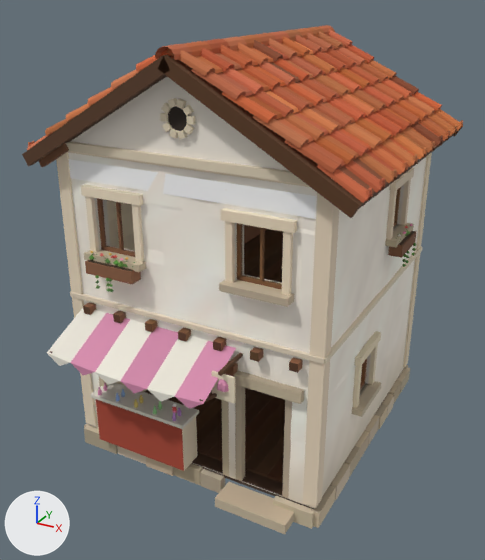
Before and after pictures for a commit that changed the glTF model godot/assets/kit/houses/shop_perfumer.glb.
Camera for both pictures: a 50 mm camera at (4.15, -8.07, 6.18) aimed at (-0.02, -0.49, 2.38). Every picture has the same lights, and +X, +Y and +Z are marked at lower left. The older version comes first. Vertices at exactly the same position are counted once.

Script lines for the objects in view, before the commit:
```python
me_frieze = bpy.data.meshes.new('Frieze')
me_frieze.from_pydata(...)  # 4 vertices, 2 faces; spans x -1.74..1.74, y -1.96, z 3.98..4.22
me_frieze.materials.append(mat_friezemat)  # picture img_civ_white
me_house = bpy.data.meshes.new('House')
me_house.from_pydata(...)  # 6003 vertices, 8010 faces; spans x -2.22..2.22, y -2.72..2.2, z -0.02..5.61
me_house.materials.append(mat_civkit)
me_walls = bpy.data.meshes.new('Walls')
me_walls.from_pydata(...)  # 1174 vertices, 1990 faces; spans x -1.81..1.81, y -1.96..1.96, z 0.24..5.48
me_walls.materials.append(mat_civplaster)
ob_frieze = bpy.data.objects.new('Frieze', me_frieze)
ob_frieze.location = (0.0, 0.0, 0.0)
ob_house = bpy.data.objects.new('House', me_house)
ob_house.location = (0.0, 0.0, 0.0)
ob_walls = bpy.data.objects.new('Walls', me_walls)
ob_walls.location = (0.0, 0.0, 0.0)
# also in view: 'Rooms' at (0.0, 0.01, 2.86)
```
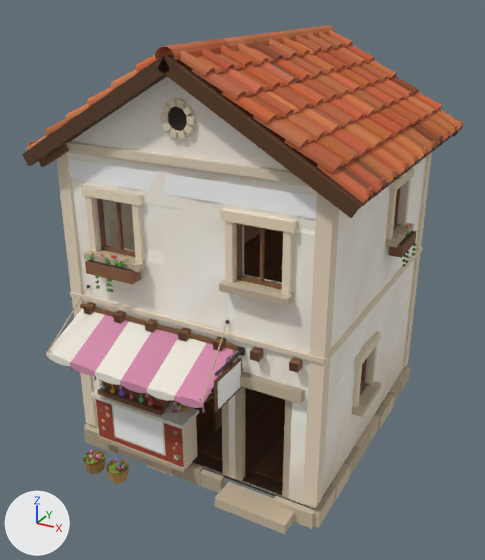
What differs and where, as boxes [x1, y1, x2, y2] in the pictures (485 x 560 px; the box of a moved part takes in the faces that stretch with it):
part 1 of me_house, added
    after: [97, 435, 186, 473]
part 2 of me_house, added
    after: [112, 405, 166, 456]
part 3 of me_house, moved or reshaped (not visible afterwards)
    before: [218, 353, 243, 376]
part 4 of me_house, moved or reshaped (not visible afterwards)
    before: [211, 371, 236, 403]
part 5 of me_house, deleted
    before: [98, 379, 229, 421]
part 6 of me_house, built on
    before: [47, 308, 236, 416]
    after: [46, 285, 245, 484]
part 7 of me_house, recoloured
    both: [50, 351, 184, 467]

Diff of the bpy script that builds the scene:
```diff
--- a/godot/assets/kit/houses/shop_perfumer.glb.py
+++ b/godot/assets/kit/houses/shop_perfumer.glb.py
@@ mat_civcloth @@
+mat_civcloth = bpy.data.materials.new('CivCloth')
+# uses the picture img_civ_white
@@ mat_civsign @@
+mat_civsign = bpy.data.materials.new('CivSign')
+# uses the picture img_civ_white
@@ mat_civwood @@
+mat_civwood = bpy.data.materials.new('CivWood')
+# uses the picture img_civ_white
@@ me_house @@
 # used by ob_house; location = (0.0, 0.0, 0.0)
-me_house.from_pydata(...)  # 6003 vertices, 8010 faces; spans x -2.22..2.22, y -2.72..2.2, z -0.02..5.61
+me_house.from_pydata(...)  # 10648 vertices, 16075 faces; spans x -2.22..2.22, y -2.74..2.2, z -0.02..5.61
+# me_house part 1: a new loose piece, a box spanning x -1.46..0.012, y -2.17..-2.13, z 0.24..0.3, in mat_civkit
+# me_house part 2: a new loose piece, a box spanning x -1.154..-0.294, y -2.145..-2.139, z 0.3834..0.9734, in mat_civkit
+# me_house part 3: the loose piece of 8 vertices spanning x 0.74..0.78, y -2.45..-1.95, z 2.12..2.16 is scaled about its middle by (1.13, 0.012, 0.741), then moved by (-2.12, 0.06, -1.38)
+# me_house part 4: the loose piece of 8 vertices spanning x 0.61..0.91, y -2.39..-2.36, z 1.75..2.09 is turned 90 degrees about the y axis through its middle and scaled by 0.0724, then moved by (-1.99, 0.34, -0.16)
+# me_house part 5: 11 loose pieces with 254 vertices, spanning x -1.39..0.85, y -2.43..-1.98, z 1.01..2.03, are deleted
+# me_house part 6: 1 vertex moved within x -0.15, y -2.01, z 1.01; 43 vertices removed from x -1.64..0.71, y -2.72..-1.98, z 1.01..2.11; 4755 vertices added at x -1.67..0.81, y -2.74..-0.96, z 0.0..2.56
+# me_house part 7: 14 kept faces spanning x -1.61..-0.01, y -2.71..-1.96, z 0.24..1.9 get new vertex colours; the middle colour goes from brown #5a3b22 to brown #553520
+# other edits to the shape of me_house do not show in these pictures
 me_house.materials.append(mat_civkit)
+me_house.materials.append(mat_civwood)
+me_house.materials.append(mat_civcloth)
+me_house.materials.append(mat_civsign)
```
